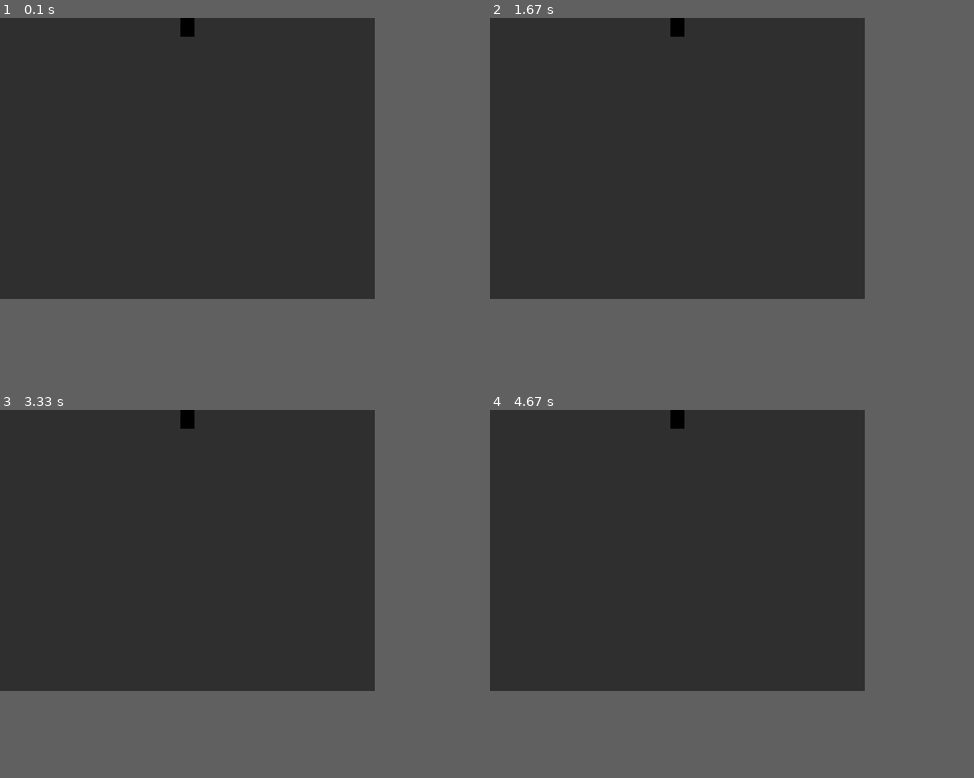
Above: before the commit, frames 1-4 (two rows, left to right).
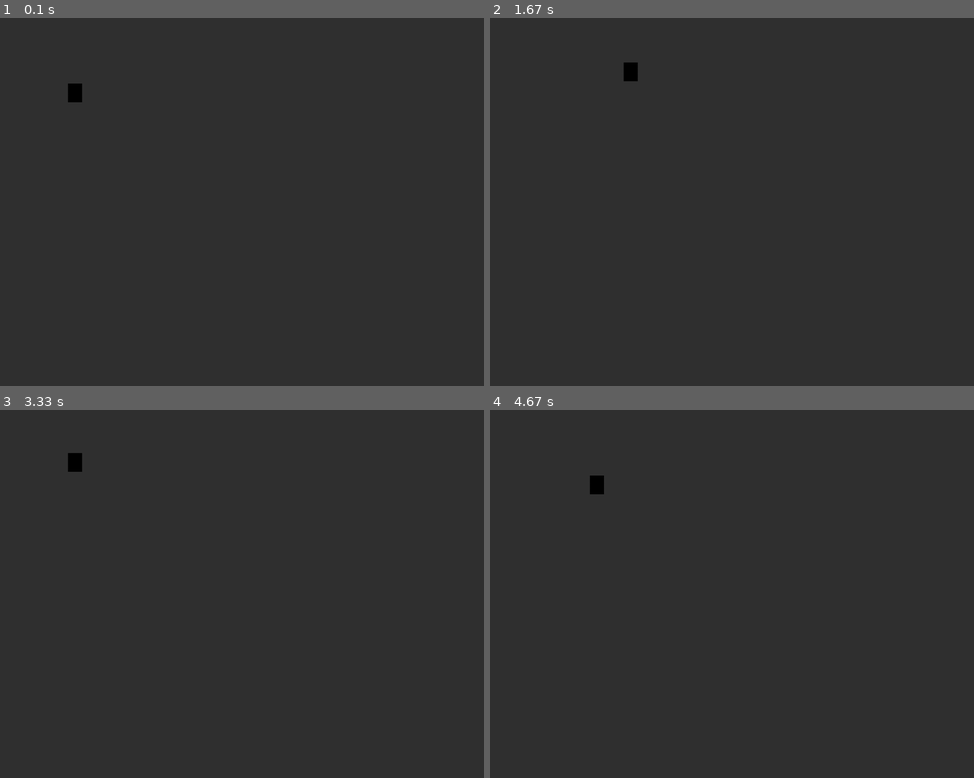
Above: after the commit, the same moments.

Repository: erovicecode590/pygame
Game: pygame game, started from main.py
Same seed, same stepped clock (60 frames per second), same inputs: the game is played once before the commit and once after it.
Inputs:
- Up to frame 1 (0.1 s): no input
- Up to frame 2 (1.67 s): hold Right 0.33-0.8 s; hold Up 0.83-1.13 s; hold Right 1.17-1.63 s
- Up to frame 3 (3.33 s): hold Left 1.67-2.2 s; hold Down 2.23-2.53 s; hold Left 2.57-2.97 s; hold Up from 3 s (still down)
- Up to frame 4 (4.67 s): release Up at 3.37 s; hold Right 3.4-4.03 s; hold Down 4.07-4.43 s; hold Left from 4.47 s (still down)
In our replay, the window is 697x523 before the commit and 900x685 after it. These sizes can differ from the game's own. Grey fills any space a smaller window leaves; there, only what the larger window draws over its background counts as a difference.

The runs differ from the first frame. In frame 1, 0.3% of the frame differs, in the area x 14-41%, y 0-23%; in frame 2, 0.3%; in frame 3, 0.3%; in frame 4, 0.3%.

Commit message:
Added stuff to files

Diff:
--- a/main.py
+++ b/main.py
@@ -14,12 +14,12 @@
 
     def new_game(self):
         self.all_sprites = pg.sprite.Group()
-        self.player = Player()
-        self.all_sprites.add(self.player)
+        self.player = Player(self, 5, 5)
 
     def run(self):
         self.playing = True
         while self.playing:
+            self.dt = self.clock.tick(FPS)/1000
             self.events()
             self.update()
             self.draw()
--- a/settings.py
+++ b/settings.py
@@ -1,11 +1,19 @@
-WIDTH = 800
-HEIGHT = 600
+import pygame as pg
+
+# Define window and game properties
+WIDTH = 1032
+HEIGHT = 786
+DISPLAY = (WIDTH, HEIGHT)
 FPS = 60
-
-DISPLAY = (WIDTH, HEIGHT)
 
 # Define Colors
 BLACK = (0, 0, 0)
 WHITE = (255, 255, 255)
 LIGHTGREY = (150, 150, 150)
 DARKGREY = (50, 50, 50)
+
+# Define tile size.
+TILESIZE = 32
+
+# Player settings
+PLAYER_SPEED = 150
--- a/sprites.py
+++ b/sprites.py
@@ -5,12 +5,29 @@
 vec = pg.math.Vector2
 
 class Player(pg.sprite.Sprite):
-    def __init__(self):
-        pg.sprite.Sprite.__init__(self)
+    def __init__(self, game, x, y):
+        self.groups = game.all_sprites
+        pg.sprite.Sprite.__init__(self, self.groups)
+        self.game = game
         self.image = pg.Surface((30, 40))
         self.image.fill(BLACK)
         self.rect = self.image.get_rect()
-        self.rect.centerx = WIDTH/2
+        self.pos = vec(x, y)*TILESIZE
+        self.vel = vec(0, 0)
+
+    def get_keys(self):
+        self.vel = vec(0, 0)
+        keys = pg.key.get_pressed()
+        if keys[pg.K_RIGHT]:
+            self.vel += vec(PLAYER_SPEED, 0)
+        if keys[pg.K_LEFT]:
+            self.vel = vec(-PLAYER_SPEED, 0)
+        if keys[pg.K_UP]:
+            self.vel += vec(0, -PLAYER_SPEED)
+        if keys[pg.K_DOWN]:
+            self.vel = vec(0, PLAYER_SPEED)
 
     def update(self):
-        pass
+        self.get_keys()
+        self.rect.center = self.pos
+        self.pos += self.vel*self.game.dt
